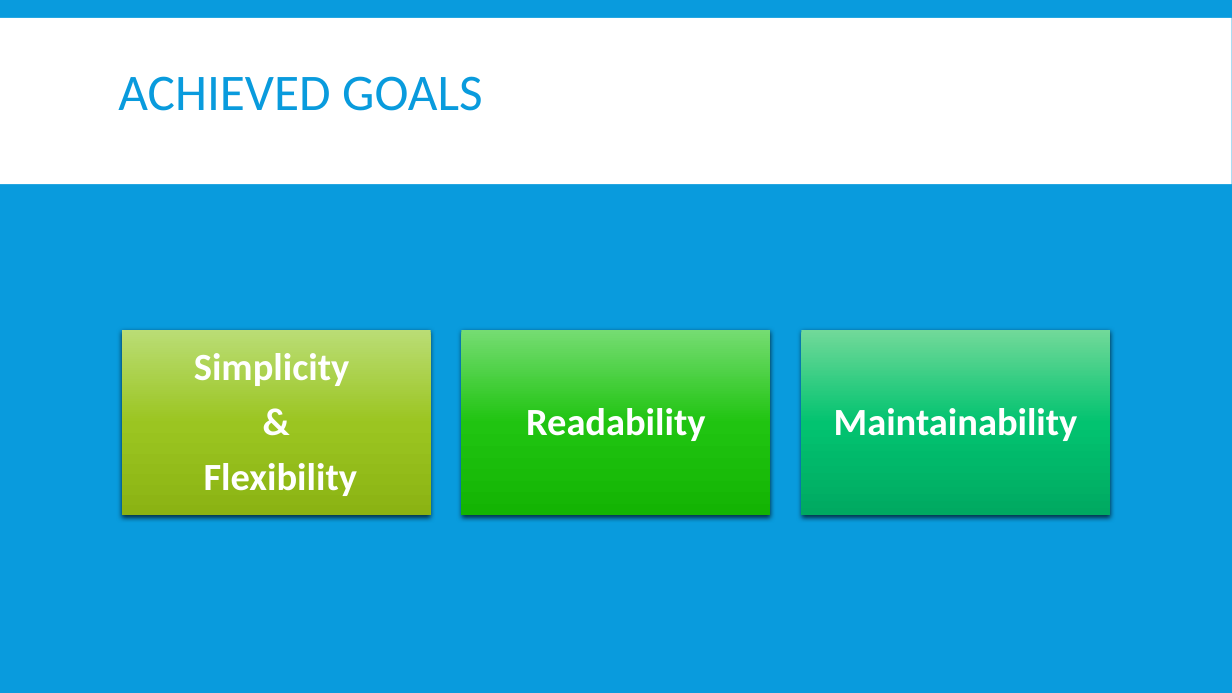
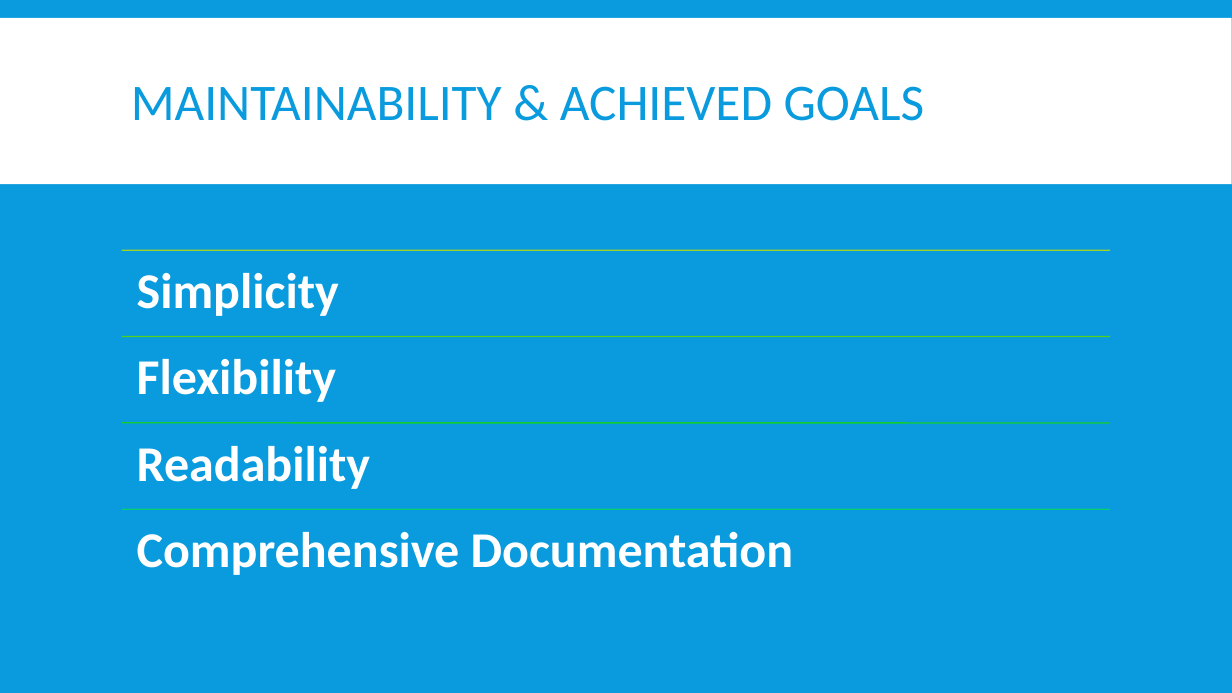
Before and after one commit to OryGregS/SeniorProject, a slide deck: slide 28 of docs/other/FuzzyRecordLinkage.pptx (slide 26 before the commit). Drawn at 1232x693 pixels with LibreOffice and Linux fonts; fonts in the diff are those of the drawing. Boxes give left, top, right and bottom in pixels: in the first picture for what was removed or moved away, otherwise in the second. Text is boxed around its words. In the diff, an @@ line names an element or a change of style, - is before the commit and + after.

```diff
--- a/docs/other/FuzzyRecordLinkage.pptx
+++ b/docs/other/FuzzyRecordLinkage.pptx
@@ title at (x1=131, y1=86, x2=924, y2=121): text changed @@
-ACHIEVED GOALS
+MAINTAINABILITY & ACHIEVED GOALS
@@ text "Flexibility" at (x1=137, y1=359, x2=336, y2=402): size 30 to 39 pt; alignment centre to left; more space between paragraphs; vertical alignment middle to top @@
@@ text at (x1=194, y1=353, x2=349, y2=386): paragraphs removed @@
-Simplicity
-&
@@ group removed at (x1=122, y1=330, x2=1110, y2=516): 3 rectangles, 1 text @@
-Maintainability
@@ text "Readability" moved from (x1=526, y1=408, x2=705, y2=441) to (x1=137, y1=446, x2=370, y2=489) @@
@@ text "Readability" at (x1=137, y1=446, x2=370, y2=489): size 30 to 39 pt; alignment centre to left; more space between paragraphs; vertical alignment middle to top @@
@@ group added at (x1=122, y1=250, x2=1111, y2=575): 4 lines, 2 texts @@
+Simplicity
+Comprehensive Documentation
```
Also in this commit, not shown: 7 other slides changed, 5 slides added, 3 slides removed, 2 other files.
